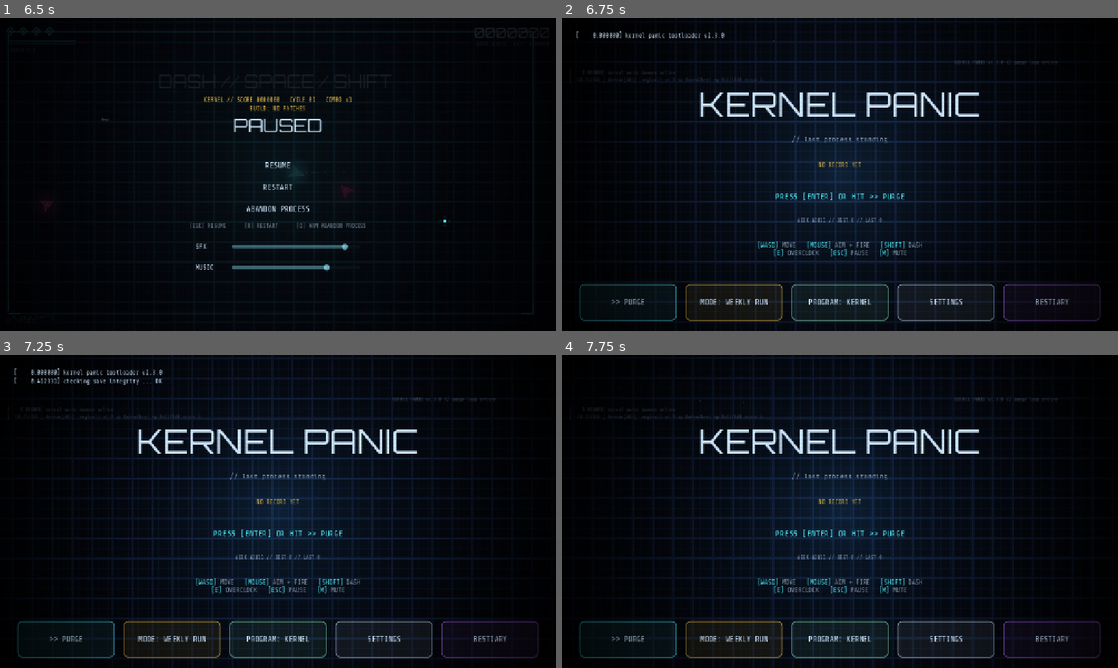
Above: before the commit, frames 1-4 (two rows, left to right).
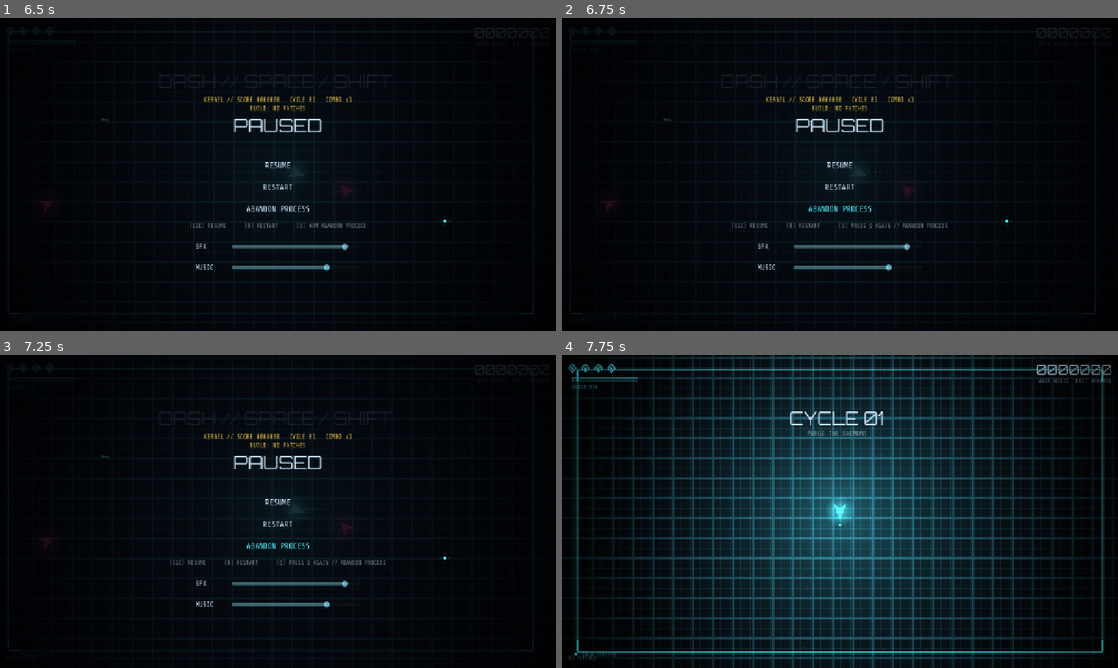
Above: after the commit, the same moments.

Repository: mafuzyk/kernel-panic
Game: Godot game, scene res://src/ui/menu.tscn
Same seed, same stepped clock (60 frames per second), same inputs: the game is played once before the commit and once after it.
Inputs (mouse positions are in pixels of both pictures, inside the frame that each line leads up to):
- Up to frame 1 (6.5 s): click "MODE: CLASSIC" at 0.5 s; click "MODE: CLASSIC" at 1.25 s; click ">> PURGE" at 2 s; tap Enter (confirm) at 2.75, 3.05, 4.55 s; move the mouse to (400, 158) at 2.77 s; hold D (move_right) 2.78-3.5 s; hold Q (abandon) 2.78-3.5 s; click (400, 158) at 2.92 s; drag from (166, 190) to (372, 174) at 3.52 s; move the mouse to (333, 105) at 4.27 s; hold D (move_right) 4.28-5 s; hold Q (abandon) 4.28-5 s; drag from (250, 237) to (111, 127) at 5.02 s; move the mouse to (444, 221) at 5.77 s; hold A (move_left) from 5.78 s (still down); hold Enter (confirm) from 5.78 s (still down); tap Space (dash) at 5.85 s; tap Escape (pause) at 6.4 s
- Up to frame 2 (6.75 s): release A (move_left) at 6.5 s; release Enter (confirm) at 6.5 s; click "ABANDON PROCESS" at 6.5 s
- Up to frame 3 (7.25 s): no input
- Up to frame 4 (7.75 s): click (840, 524) at 7.25 s, where only the run after the commit has a clickable "RESTART"

Frame 1 is identical in both runs. In frame 2, 11% of the frame differs, in the area x 2-97%, y 2-98%; in frame 3, 11%; in frame 4, 34%, in the area x 1-99%, y 0-100%.

Commit message:
fix: harden abandon confirmation

Diff:
--- a/src/arena/arena.gd
+++ b/src/arena/arena.gd
@@ -41,6 +41,7 @@
 var _abandon_armed := false
 var _abandon_t := 0.0
 var _abandon_timer: SceneTreeTimer
+var _abandon_generation := 0
 var _pause_info: Label
 
 func _ready() -> void:
@@ -242,10 +243,7 @@
 	)
 	_pause_panel.add_child(b_restart)
 	var b_menu := _make_button("ABANDON PROCESS", 420)
-	b_menu.pressed.connect(func() -> void:
-		_set_paused(false)
-		Game.to_menu()
-	)
+	b_menu.pressed.connect(_request_abandon_confirmation)
 	_pause_panel.add_child(b_menu)
 	_pause_panel.add_child(_make_volume_row("SFX", Sfx.sfx_vol, 508.0, func(v: float) -> void:
 		Sfx.set_sfx_vol(v)
@@ -859,16 +857,10 @@
 		Game.start_run()
 		get_viewport().set_input_as_handled()
 	elif event.is_action_pressed("abandon") and get_tree().paused and _state == "play":
-		if _abandon_armed and _abandon_t > 0.0:
-			_clear_abandon_confirmation()
-			_set_paused(false)
-			Game.to_menu()
-		else:
-			_abandon_armed = true
-			_abandon_t = ABANDON_CONFIRM_WINDOW
-			_pause_info.text = PAUSE_INFO_CONFIRM
-			_abandon_timer = get_tree().create_timer(ABANDON_CONFIRM_WINDOW, true, false, true)
-			_abandon_timer.timeout.connect(_on_abandon_timeout)
+		if event is InputEventKey and event.echo:
+			get_viewport().set_input_as_handled()
+			return
+		_request_abandon_confirmation()
 		get_viewport().set_input_as_handled()
 
 func _set_paused(v: bool) -> void:
@@ -884,11 +876,28 @@
 	if not v:
 		_try_show_patch()
 
-func _on_abandon_timeout() -> void:
-	if _abandon_armed:
+func _request_abandon_confirmation() -> void:
+	if not get_tree().paused or _state != "play":
+		return
+	if _abandon_armed and _abandon_t > 0.0:
 		_clear_abandon_confirmation()
+		_set_paused(false)
+		Game.to_menu()
+		return
+	_abandon_generation += 1
+	_abandon_armed = true
+	_abandon_t = ABANDON_CONFIRM_WINDOW
+	_pause_info.text = PAUSE_INFO_CONFIRM
+	var generation := _abandon_generation
+	_abandon_timer = get_tree().create_timer(ABANDON_CONFIRM_WINDOW, true, false, true)
+	_abandon_timer.timeout.connect(_on_abandon_timeout.bind(generation))
+
+func _on_abandon_timeout(generation: int) -> void:
+	if _abandon_armed and generation == _abandon_generation:
+		_clear_abandon_confirmation()
 
 func _clear_abandon_confirmation() -> void:
+	_abandon_generation += 1
 	_abandon_armed = false
 	_abandon_t = 0.0
 	_abandon_timer = null
--- a/src/autoload/dev_harness.gd
+++ b/src/autoload/dev_harness.gd
@@ -533,11 +533,12 @@
 func _config_snapshot_matches(a: Dictionary, b: Dictionary) -> bool:
 	return bool(a["has_section"]) == bool(b["has_section"]) and bool(a["has_key"]) == bool(b["has_key"]) and a["value"] == b["value"]
 
-func _key_event(physical_key: int) -> InputEventKey:
+func _key_event(physical_key: int, is_echo := false) -> InputEventKey:
 	var ev := InputEventKey.new()
 	ev.physical_keycode = physical_key
 	ev.keycode = physical_key
 	ev.pressed = true
+	ev.echo = is_echo
 	return ev
 
 func _has_physical_key(action: String, physical_key: int) -> bool:
@@ -573,8 +574,41 @@
 	Game.state = Game.State.PLAYING
 	arena._set_paused(true)
 	arena._unhandled_input(_key_event(KEY_Q))
+	var stale_timer = arena.get("_abandon_timer")
+	arena._set_paused(false)
+	Game.state = Game.State.PLAYING
+	arena._set_paused(true)
+	arena._unhandled_input(_key_event(KEY_Q))
+	if stale_timer != null:
+		stale_timer.emit_signal("timeout")
+	_check(arena.get("_abandon_armed") == true, "stale abandon timer cannot clear a rearmed confirmation")
+	arena._unhandled_input(_key_event(KEY_Q))
+	_check(Game.state == Game.State.MENU, "rearmed confirmation still accepts the second Q")
+	Game.state = Game.State.PLAYING
+	arena._set_paused(true)
+	arena._unhandled_input(_key_event(KEY_Q))
+	arena._unhandled_input(_key_event(KEY_Q, true))
+	_check(Game.state == Game.State.PLAYING and arena.get("_abandon_armed") == true, "echo Q does not confirm abandon")
+	arena._unhandled_input(_key_event(KEY_Q))
+	_check(Game.state == Game.State.MENU, "physical Q after echo confirms abandon")
+	Game.state = Game.State.PLAYING
+	arena._set_paused(true)
+	arena._unhandled_input(_key_event(KEY_Q))
 	arena._set_paused(false)
 	_check(arena.get("_abandon_armed") != true, "resume clears abandon confirmation")
+	var abandon_button: Button
+	for child in arena._pause_panel.get_children():
+		if child is Button and child.text == "ABANDON PROCESS":
+			abandon_button = child
+	_check(abandon_button != null, "pause exposes abandon button")
+	Game.state = Game.State.PLAYING
+	arena._set_paused(true)
+	if abandon_button != null:
+		abandon_button.emit_signal("pressed")
+	_check(Game.state == Game.State.PLAYING and arena.get("_abandon_armed") == true, "first abandon button press arms confirmation")
+	if abandon_button != null:
+		abandon_button.emit_signal("pressed")
+	_check(Game.state == Game.State.MENU, "second abandon button press confirms within window")
 	Game.state = Game.State.PLAYING
 	arena._set_paused(true)
 	arena._unhandled_input(_key_event(KEY_Q))
